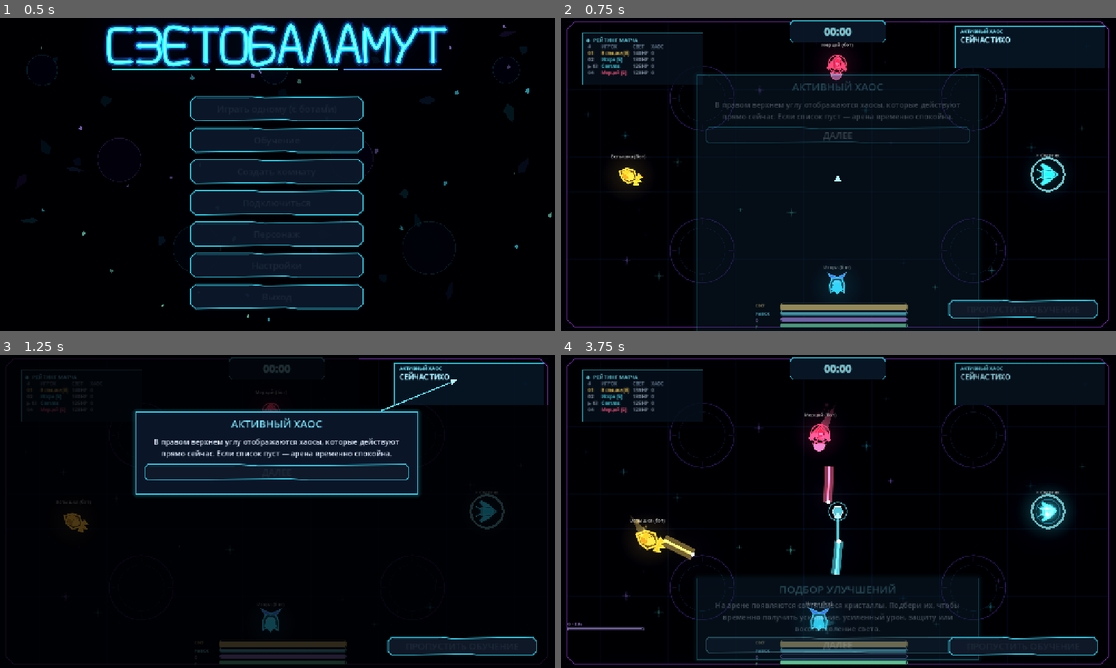
Above: before the commit, frames 1-4 (two rows, left to right).
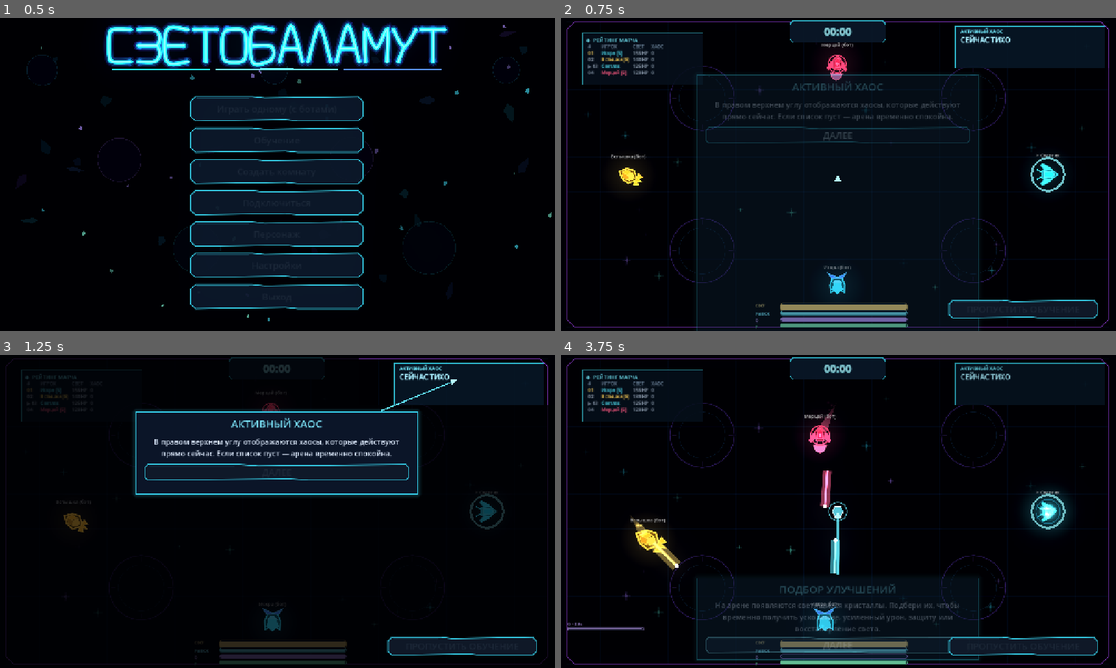
Above: after the commit, the same moments.

Repository: DvoreZZKy/svetobalamut
Game: Godot game, scene res://scenes/menu.tscn
Two runs of this game, one before a commit and one after it. Both use one fixed random seed, a clock stepped at 60 frames per second and the inputs below.
Inputs (mouse positions are in pixels of both pictures, inside the frame that each line leads up to):
- Up to frame 1 (0.5 s): no input
- Up to frame 2 (0.75 s): click "Играть одному (с ботами)" at 0.5 s
- Up to frame 3 (1.25 s): no input
- Up to frame 4 (3.75 s): tap Enter (restart) at 1.25 s; move the mouse to (960, 495) at 1.27 s; press the mouse at (960, 495) at 1.28 s; hold D (right) 1.28-2 s; release the mouse at (960, 495) at 2 s; click "ДАЛЕЕ" at 2 s; move the mouse to (727, 527) at 2.77 s; hold S (down) 2.78-3.5 s; tap Q (ability) at 2.85 s; click (727, 527) at 3.05 s; click "ДАЛЕЕ" at 3.5 s

Frame 1 is identical in both runs. In frame 2, 0.2% of the frame differs, in the area x 7-53%, y 10-89%; in frame 3, 0.2%; in frame 4, 1.6%, in the area x 7-51%, y 10-90%.

Commit message:
Apply expanded class stats consistently

Diff:
--- a/scripts/sim.gd
+++ b/scripts/sim.gd
@@ -128,9 +128,9 @@
 	return {
 		"id": id, "name": pname, "human": human, "kind": kind, "ci": ci, "hat": hat, "outfit": outfit,
 		"pos": pos, "vel": Vector2.ZERO, "aim": (A / 2.0 - pos).normalized(),
-		"light": CLASS_STATS[posmod(kind, CLASS_STATS.size())].hp, "max_light": CLASS_STATS[kind % 4].hp, "shield_hp": 0.0, "max_shield": 0.0,
-		"defense": CLASS_STATS[kind % 4].def, "attack": CLASS_STATS[kind % 4].atk,
-		"speed_mult": CLASS_STATS[kind % 4].speed, "fire_rate": CLASS_STATS[kind % 4].rate,
+		"light": CLASS_STATS[posmod(kind, CLASS_STATS.size())].hp, "max_light": CLASS_STATS[posmod(kind, CLASS_STATS.size())].hp, "shield_hp": 0.0, "max_shield": 0.0,
+		"defense": CLASS_STATS[posmod(kind, CLASS_STATS.size())].def, "attack": CLASS_STATS[posmod(kind, CLASS_STATS.size())].atk,
+		"speed_mult": CLASS_STATS[posmod(kind, CLASS_STATS.size())].speed, "fire_rate": CLASS_STATS[posmod(kind, CLASS_STATS.size())].rate,
 		"ability_cd": 0.0, "ability_t": 0.0, "extra_cd": 0.0, "phase_t": 0.0, "absorb_t": 0.0, "prism_shots": 0,
 		"shadow": false, "decoy": false, "life": 0.0,
 		"dash_t": 0.0, "dash_dir": Vector2.RIGHT, "dash_cd": 0.0, "inv": 0.0, "fire_cd": 0.0,
